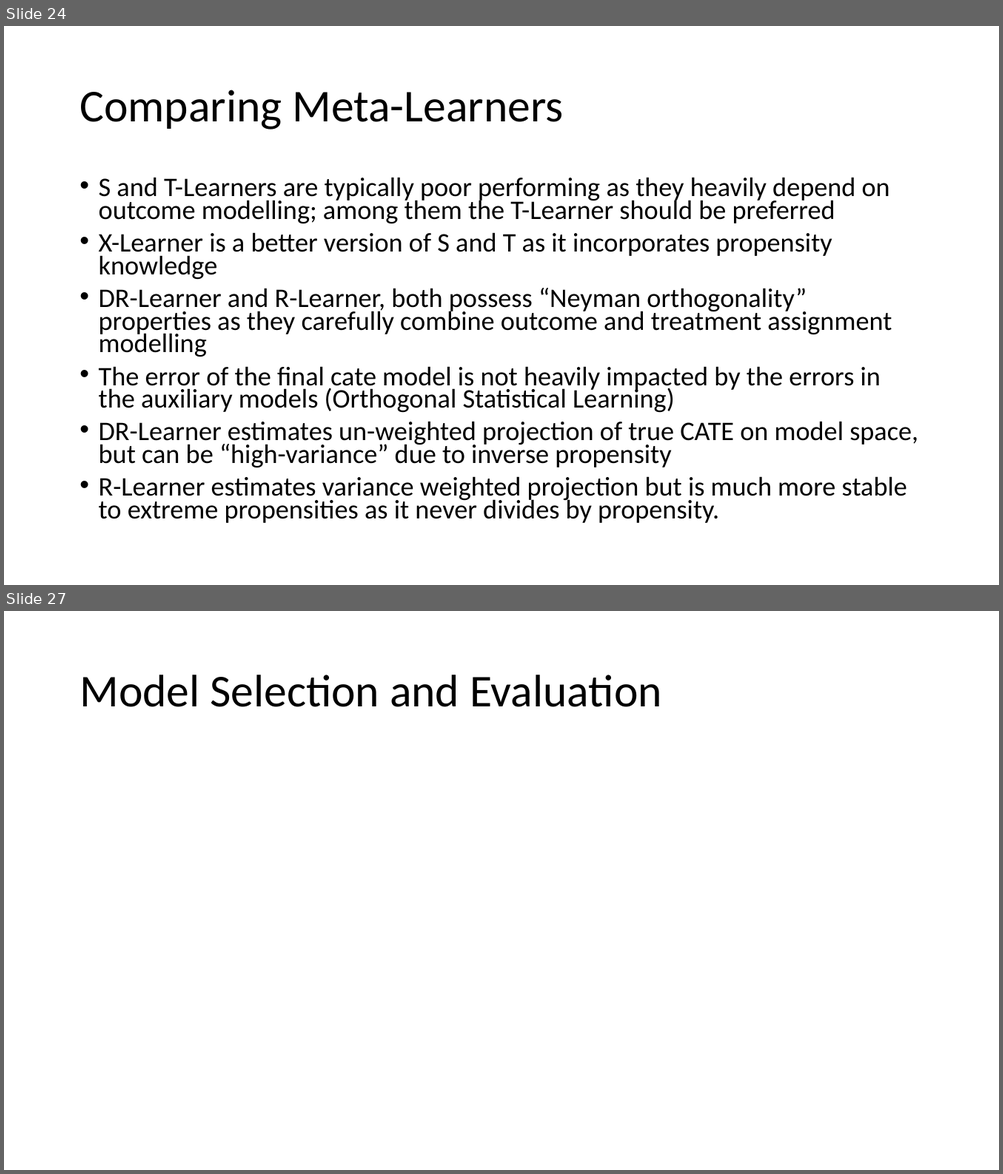
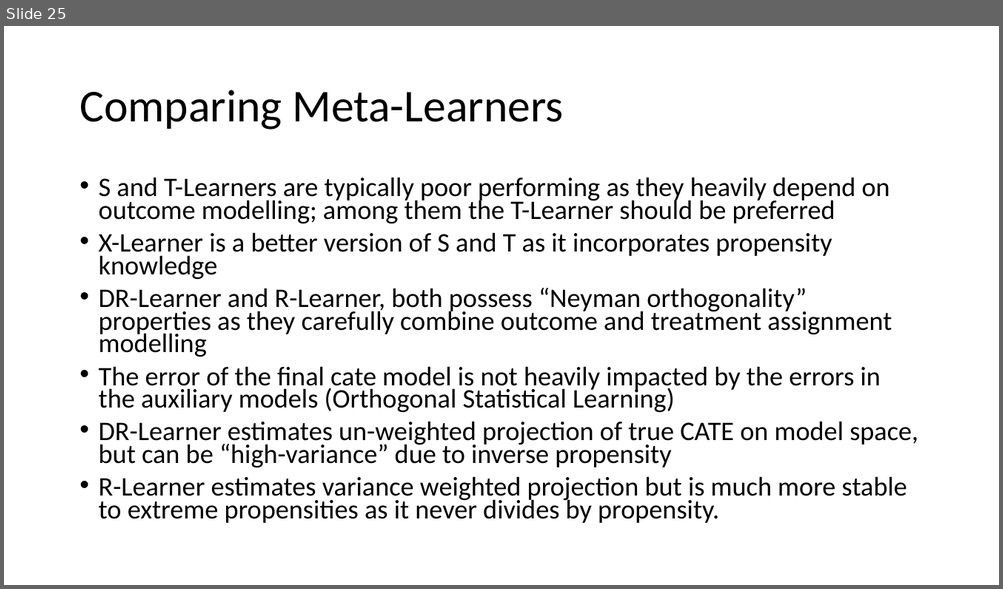
Before and after one commit to stanford-msande228/winter23, a slide deck: MSANDE228_Lecture17_Heterogeneous_Treatment_Effects.pptx. Shown one above the other, each under a label of ours: slides 24 and 27 before the commit, slide 25 after it; the slides between them are not shown. The pictures are 1003x1174 and 1003x589 pixels, drawn with LibreOffice and Linux fonts; fonts in the diff are those of the drawing; grey boxes stand for pictures. Boxes give left, top, right and bottom in pixels: in the first picture for what was removed or moved away, otherwise in the second. Text is boxed around its words. In the diff, an @@ line names an element or a change of style, - is before the commit and + after.

```diff
--- a/MSANDE228_Lecture17_Heterogeneous_Treatment_Effects.pptx
+++ b/MSANDE228_Lecture17_Heterogeneous_Treatment_Effects.pptx
@@ slide 27 removed at box(4, 611, 999, 1170), background #FFFFFF @@
@@ title removed at box(79, 675, 662, 707) @@
-Model Selection and Evaluation
@@ what was slide 24 is now slide 25 @@
```
Also in this commit, not shown: 1 slide changed, 1 slide added, 15 other slides removed, 4 other files.
